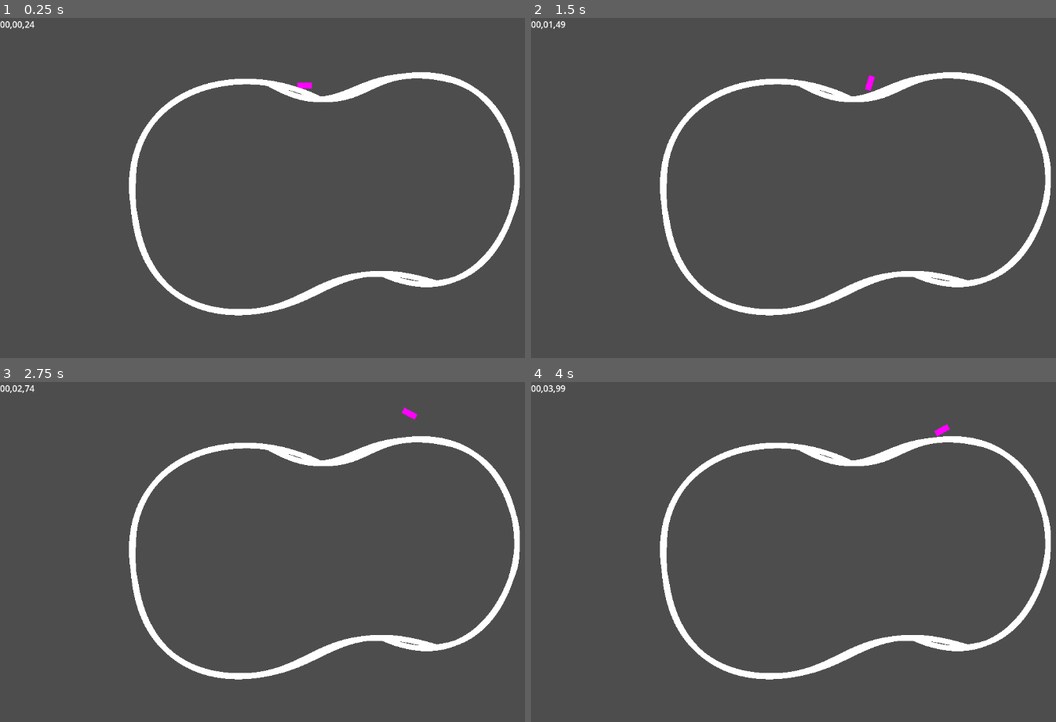
Above: before the commit, frames 1-4 (two rows, left to right).
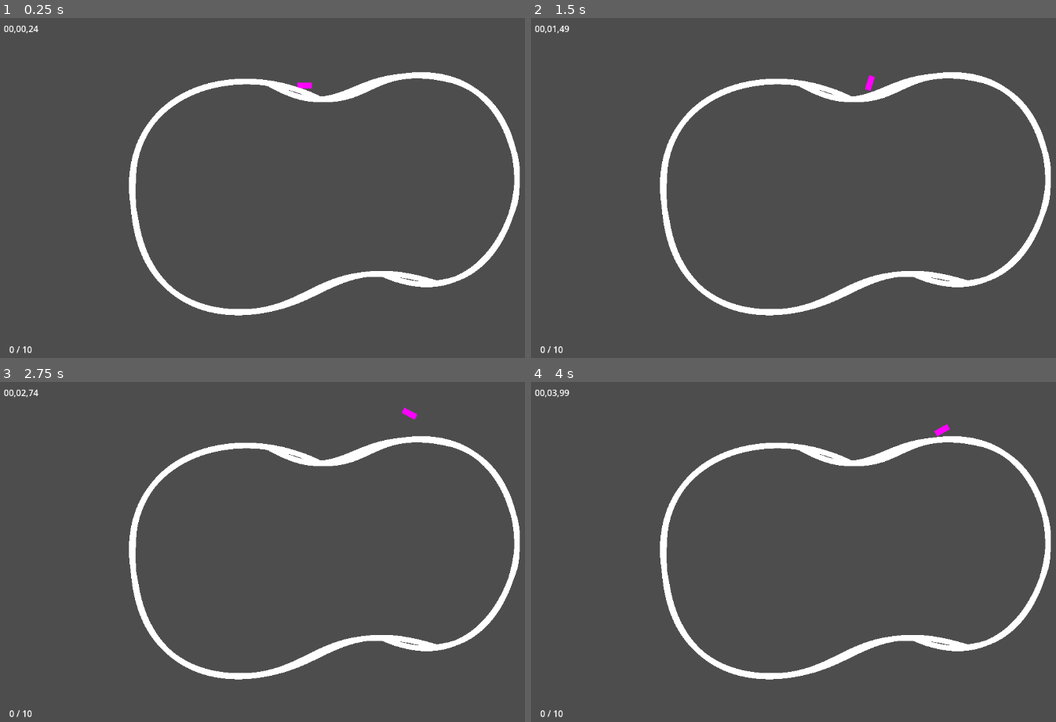
Above: after the commit, the same moments.

Repository: Timjb4235/three-brothers
Game: Godot game, scene res://scenes/main.tscn
Two runs of this game, one before a commit and one after it. Both use one fixed random seed, a clock stepped at 60 frames per second and the inputs below.
Inputs:
- Up to frame 1 (0.25 s): no input
- Up to frame 2 (1.5 s): hold Right (right) 0.53-1.28 s; hold Down (down) from 1.28 s (still down)
- Up to frame 3 (2.75 s): release Down (down) at 2.03 s; hold Right (right) from 2.03 s (still down)
- Up to frame 4 (4 s): release Right (right) at 2.78 s; hold Up (up) 2.78-3.53 s; hold A (left) from 3.53 s (still down)

The runs differ from the first frame. In frame 1, 0.2% of the frame differs, in the area x 0-8%, y 0-99%; in frame 2, 0.2%; in frame 3, 0.2%; in frame 4, 0.2%.

Commit message:
Finished lapcounter with signals

Diff:
--- a/scenes/acceleration_particles.tscn
+++ b/scenes/acceleration_particles.tscn
@@ -41,3 +41,4 @@
 lifetime = 0.2
 speed_scale = 1.65
 local_coords = true
+trail_lifetime = 0.01
--- a/scenes/gui.tscn
+++ b/scenes/gui.tscn
@@ -1,6 +1,7 @@
-[gd_scene load_steps=3 format=3 uid="uid://6fyiks8p35rc"]
+[gd_scene load_steps=4 format=3 uid="uid://6fyiks8p35rc"]
 
 [ext_resource type="Script" path="res://scripts/laptimer.gd" id="1_ltvdl"]
+[ext_resource type="Script" path="res://scripts/lapcounter.gd" id="2_18tb1"]
 
 [sub_resource type="LabelSettings" id="LabelSettings_afb7h"]
 
@@ -10,10 +11,21 @@
 offset_right = 40.0
 offset_bottom = 40.0
 
-[node name="Laptimer" type="Label" parent="."]
+[node name="LapTimer" type="Label" parent="."]
 layout_mode = 0
-offset_right = 40.0
-offset_bottom = 23.0
+offset_left = 7.0
+offset_top = 8.0
+offset_right = 53.0
+offset_bottom = 31.0
 label_settings = SubResource("LabelSettings_afb7h")
 horizontal_alignment = 2
 script = ExtResource("1_ltvdl")
+
+[node name="LapCounter" type="Label" parent="."]
+layout_mode = 0
+offset_left = 17.0
+offset_top = 559.0
+offset_right = 139.0
+offset_bottom = 622.0
+vertical_alignment = 2
+script = ExtResource("2_18tb1")
--- a/scenes/main.tscn
+++ b/scenes/main.tscn
@@ -1,11 +1,13 @@
-[gd_scene load_steps=5 format=3 uid="uid://cf7p01ky2opg4"]
+[gd_scene load_steps=6 format=3 uid="uid://cf7p01ky2opg4"]
 
 [ext_resource type="PackedScene" uid="uid://buvcruwwghpbq" path="res://scenes/player.tscn" id="1_acqvd"]
+[ext_resource type="Script" path="res://scripts/main.gd" id="1_krfsn"]
 [ext_resource type="Script" path="res://scripts/world.gd" id="1_ug30q"]
 [ext_resource type="PackedScene" uid="uid://cmsk4f5x8q77p" path="res://scenes/racetrack.tscn" id="2_smrmn"]
 [ext_resource type="PackedScene" uid="uid://6fyiks8p35rc" path="res://scenes/gui.tscn" id="3_tf0ds"]
 
 [node name="Main" type="Node"]
+script = ExtResource("1_krfsn")
 
 [node name="World" type="Node2D" parent="."]
 script = ExtResource("1_ug30q")
@@ -43,3 +45,5 @@
 polygon = PackedVector2Array(6.99842, 645.542, -29.0016, 656.988, -29.0016, -32.9233, 2.99842, -35.0044)
 
 [node name="GUI" parent="." instance=ExtResource("3_tf0ds")]
+
+[connection signal="lap_finished" from="World/Player" to="." method="_on_player_lap_finished"]
--- /dev/null
+++ b/scripts/lapcounter.gd
@@ -0,0 +1,17 @@
+extends Label
+var lap = 0
+
+# Called when the node enters the scene tree for the first time.
+func _ready():
+	pass
+
+
+# Called every frame. 'delta' is the elapsed time since the previous frame.
+func _process(delta):
+	text = str("%d / 10") % [lap]
+
+func start(lap_finished):
+	lap_finished.connect(_on_lap_finished)
+
+func _on_lap_finished():
+	lap += 1
--- /dev/null
+++ b/scripts/main.gd
@@ -0,0 +1,17 @@
+extends Node
+
+@onready var player: CharacterBody2D = get_node("World/Player")
+@onready var lapcount: Label = get_node("GUI/LapCounter")
+
+# Called when the node enters the scene tree for the first time.
+func _ready():
+	lapcount.start(player.lap_finished)
+
+
+# Called every frame. 'delta' is the elapsed time since the previous frame.
+func _process(delta):
+	pass
+
+
+func _on_player_lap_finished():
+	pass # Replace with function body.
--- a/scripts/player.gd
+++ b/scripts/player.gd
@@ -14,6 +14,8 @@
 var lap_progress:float
 var previous_progress:float
 var lap_count = 0
+var max_lap = 0
+signal lap_finished
 
 # collision_layer and collision_mask defaults are 1
 
@@ -21,8 +23,7 @@
 
 # Called when the node enters the scene tree for the first time.
 func _ready():
-	print("player ready")
-	velocity = Vector2(INITIAL_SPEED * cos(deg_to_rad(rotation)), INITIAL_SPEED * sin(deg_to_rad(rotation)))
+		velocity = Vector2(INITIAL_SPEED * cos(deg_to_rad(rotation)), INITIAL_SPEED * sin(deg_to_rad(rotation)))
 
 func start(racetrack):
 	_racetrack = racetrack
@@ -37,7 +38,9 @@
 	if previous_progress - lap_progress > 0.9:
 		lap_count += 1
 	previous_progress = lap_progress
-	print("lap = ", lap_count)
+	if lap_count > max_lap:
+		max_lap = lap_count
+		lap_finished.emit()
 
 # Called every frame. 'delta' is the elapsed time since the previous frame.
 func _physics_process(delta):
Not shown: 1 places in scenes/acceleration_particles.tscn that only renumber resources
